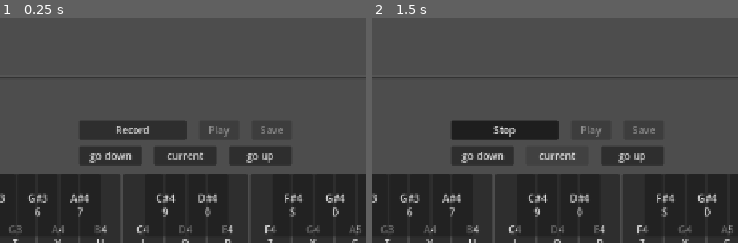
Above: before the commit, frames 1-2 (left to right).
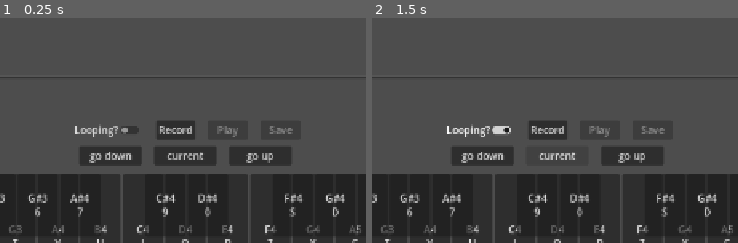
Above: after the commit, the same moments.

Repository: BaconEggsRL/GDSynth
Game: Godot game, scene res://main.tscn
The game is run twice, just before and just after one commit, with the same random seed, the same clock (stepped at 60 frames per second) and the same inputs. The engine's default icon, where the game draws it, is replaced by a stand-in: a white triangle on a blue panel in a dark square. Sound files missing from this copy of the repository are replaced by a short silence.
Inputs (mouse positions are % of the whole screen's width and height, from its top left):
- Up to frame 1 (0.25 s): no input
- Up to frame 2 (1.5 s): click (39, 40) at 0.5 s, where only the run after the commit has a clickable "Looping?"; click "current" at 1.25 s
The pictures show only the part of the screen within x 25-75%, y 15-65%; the shares and areas given below are measured in that part.

The runs differ from the first frame. In frame 1, 2.2% of the frame differs, in the area x 20-81%, y 45-54%; in frame 2, 2.5%, in the area x 20-81%, y 45-55%.

Commit message:
asdsd

Diff:
--- a/main.gd
+++ b/main.gd
@@ -5,6 +5,7 @@
 const max_fade_samples:float = mix_rate * 4
 @export_range (min_fade_samples, max_fade_samples, 1) var fade_samples = (min_fade_samples + max_fade_samples) / 2
 
+@export var looping_btn:CheckButton
 @export var record_btn:Button
 @export var play_btn:Button
 
@@ -37,6 +38,7 @@
 @export var polyphonic_player:AudioStreamPlayer
 @export var audio_player:AudioStreamPlayer
 
+var loop_mode:AudioStreamWAV.LoopMode = AudioStreamWAV.LOOP_DISABLED
 var playback # Will hold the AudioStreamGeneratorPlayback.
 @onready var sample_hz = audio_player.stream.mix_rate
 var pulse_hz = -1.0 # The frequency of the sound wave.
@@ -68,9 +70,13 @@
 	# And use it to retrieve its first effect, which has been defined
 	# as an "AudioEffectRecord" resource.
 	effect = AudioServer.get_bus_effect(idx, 0)
+
+	# connect signals
+	self.looping_btn.toggled.connect(_on_looping_toggled)
 	record_btn.text = record_test
 	self.record_btn.toggled.connect(_on_record_toggled)
 	self.play_btn.toggled.connect(_on_play_toggled)
+	# enable / disable
 	if not recording:
 		play_btn.disabled = true
 		save_btn.disabled = true
@@ -190,7 +196,20 @@
 
 
 
-func _on_save_pressed():
+func _on_looping_toggled(_toggled_on: bool) -> void:
+	if _toggled_on:
+		self.loop_mode = AudioStreamWAV.LOOP_FORWARD
+		print("set loop enabled")
+	else:
+		self.loop_mode = AudioStreamWAV.LOOP_DISABLED
+		print("set loop disabled")
+		if audio_player.finished.is_connected(_on_loop):
+			audio_player.finished.disconnect(_on_loop)
+		audio_player.finished.connect(_on_finished, CONNECT_ONE_SHOT)
+
+
+
+func _on_save_pressed() -> void:
 	if recording:
 		save_btn.disabled = true
 		var save_path = save_dir + "test.wav"
@@ -204,25 +223,53 @@
 
 func _on_play_toggled(_toggled_on: bool) -> void:
 	if recording:
+
+
+		print("recording: %s" % recording)
+		print("recording.format: %s" % recording.format)
+		print("recording.mix_rate: %s" % recording.mix_rate)
+		print("recording.stereo: %s" % recording.stereo)
+		var _data = recording.get_data()
+		print("data.size(): %s" % _data.size())
+
+		# set stream
+		audio_player.stream = recording
+
+		# enable/disable btn
+		# if recording.loop_mode == AudioStreamWAV.LOOP_DISABLED:
+		# disable playback until complete
 		play_btn.disabled = true
 
-		print(recording)
-		print(recording.format)
-		print(recording.mix_rate)
-		print(recording.stereo)
-		var data = recording.get_data()
-		print(data.size())
-		audio_player.stream = recording
-
-		audio_player.finished.connect((func(): play_btn.disabled = false), CONNECT_ONE_SHOT)
+		# no looping
+		if self.loop_mode == AudioStreamWAV.LOOP_DISABLED:
+			if audio_player.finished.is_connected(_on_loop):
+				audio_player.finished.disconnect(_on_loop)
+			audio_player.finished.connect(_on_finished, CONNECT_ONE_SHOT)
+
+		# looping
+		if self.loop_mode == AudioStreamWAV.LOOP_FORWARD:
+			audio_player.finished.connect(_on_loop, CONNECT_PERSIST)
+
+		# play
 		audio_player.play()
 
-		pass
+
+
+func _on_finished() -> void:
+	print("done")
+	play_btn.disabled = false
+
+func _on_loop() -> void:
+	print("loop")
+	# await get_tree().process_frame
+	audio_player.play()
 
 
 
 func _on_record_toggled(_toggled_on: bool) -> void:
 	if effect.is_recording_active():
+		# stop recording
+
 		record_btn.text = record_test
 		recording = effect.get_recording()
 		effect.set_recording_active(false)
@@ -233,6 +280,7 @@
 		# $RecordButton.text = "Record"
 		# $Status.text = ""
 	else:
+		# start recording
 		record_btn.text = stop_text
 		effect.set_recording_active(true)
 
--- a/main.tscn
+++ b/main.tscn
@@ -1,7 +1,8 @@
-[gd_scene load_steps=6 format=3 uid="uid://qpwnrp6mvont"]
+[gd_scene load_steps=7 format=3 uid="uid://qpwnrp6mvont"]
 
 [ext_resource type="Script" uid="uid://b16uxesxhm868" path="res://main.gd" id="1_ig7tw"]
 [ext_resource type="PackedScene" uid="uid://bapp2hd88h2ob" path="res://knob.tscn" id="2_0xm2m"]
+[ext_resource type="AudioStream" uid="uid://c7roa7rvhw3uk" path="res://test.wav" id="2_h2yge"]
 
 [sub_resource type="AudioStreamPolyphonic" id="AudioStreamPolyphonic_ig7tw"]
 polyphony = 128
@@ -21,8 +22,9 @@
 corner_radius_bottom_right = 4
 corner_radius_bottom_left = 4
 
-[node name="main" type="Node" node_paths=PackedStringArray("record_btn", "play_btn", "save_btn", "status", "release_knob", "down", "current", "up", "piano_black", "piano_white", "note_label", "polyphonic_player", "audio_player")]
+[node name="main" type="Node" node_paths=PackedStringArray("looping_btn", "record_btn", "play_btn", "save_btn", "status", "release_knob", "down", "current", "up", "piano_black", "piano_white", "note_label", "polyphonic_player", "audio_player")]
 script = ExtResource("1_ig7tw")
+looping_btn = NodePath("Control/ControlBtns/MarginContainer/VBoxContainer/record/looping")
 record_btn = NodePath("Control/ControlBtns/MarginContainer/VBoxContainer/record/record")
 play_btn = NodePath("Control/ControlBtns/MarginContainer/VBoxContainer/record/play")
 save_btn = NodePath("Control/ControlBtns/MarginContainer/VBoxContainer/record/save")
@@ -37,11 +39,15 @@
 polyphonic_player = NodePath("PolyphonicPlayer")
 audio_player = NodePath("AudioStreamPlayer")
 
+[node name="Test" type="AudioStreamPlayer" parent="."]
+stream = ExtResource("2_h2yge")
+
 [node name="PolyphonicPlayer" type="AudioStreamPlayer" parent="."]
 stream = SubResource("AudioStreamPolyphonic_ig7tw")
 
 [node name="AudioStreamPlayer" type="AudioStreamPlayer" parent="."]
 stream = SubResource("AudioStreamGenerator_ig7tw")
+max_polyphony = 128
 
 [node name="Control" type="Control" parent="."]
 layout_mode = 3
@@ -133,6 +139,11 @@
 theme_override_constants/separation = 20
 alignment = 1
 
+[node name="looping" type="CheckButton" parent="Control/ControlBtns/MarginContainer/VBoxContainer/record"]
+layout_mode = 2
+focus_mode = 0
+text = "Looping?"
+
 [node name="record" type="Button" parent="Control/ControlBtns/MarginContainer/VBoxContainer/record"]
 layout_mode = 2
 size_flags_horizontal = 3
Not shown, changed: _devlog_audio_game.txt
Not shown, added: test.wav.import
Not shown, added: test.wav
